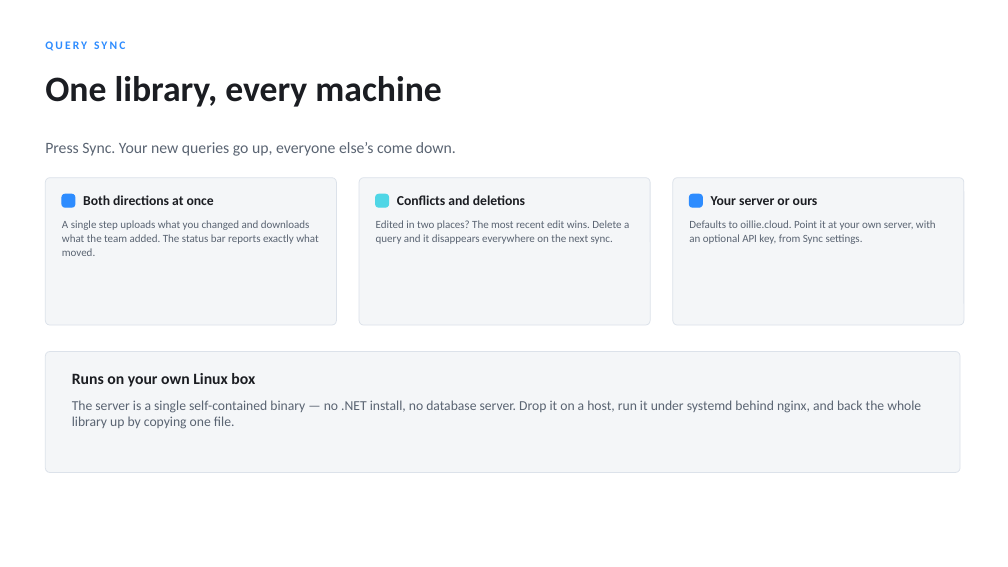
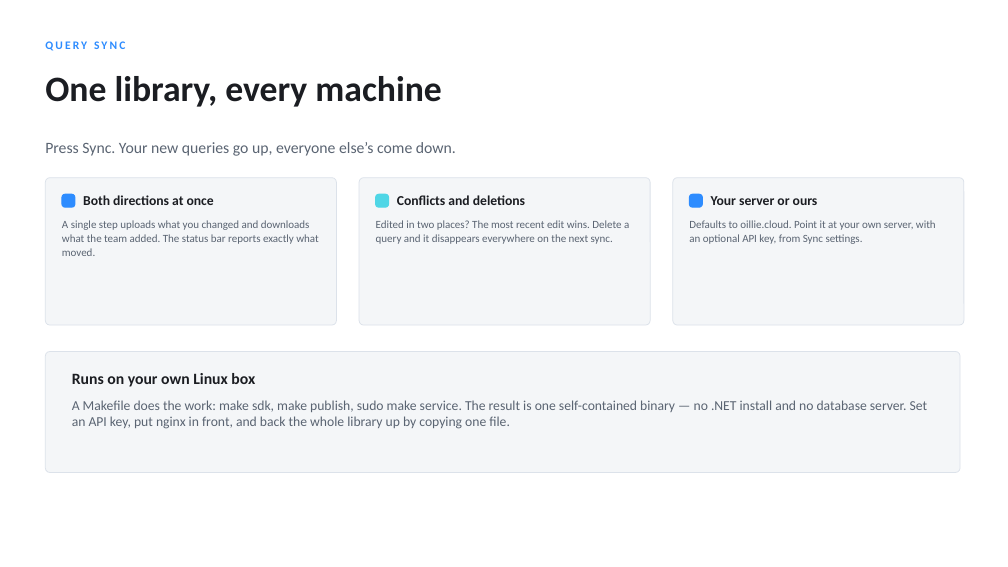
Before and after one commit to muleskin/Qplus, a slide deck: slide 13 of docs/Qplus Feature Overview.pptx. Drawn at 1008x567 pixels with LibreOffice and Linux fonts; fonts in the diff are those of the drawing. Boxes give left, top, right and bottom in pixels: in the first picture for what was removed or moved away, otherwise in the second. Text is boxed around its words. In the diff, an @@ line names an element or a change of style, - is before the commit and + after.

```diff
--- a/docs/Qplus Feature Overview.pptx
+++ b/docs/Qplus Feature Overview.pptx
@@ text at [72,400,928,429]: text changed @@
-The server is a single self-contained binary — no .NET install, no database server. Drop it on a host, run it under systemd behind nginx, and back the whole library up by copying one file.
+A Makefile does the work: make sdk, make publish, sudo make service. The result is one self-contained binary — no .NET install and no database server. Set an API key, put nginx in front, and back the whole library up by copying one file.
```
Also in this commit, not shown: 1 other slide changed, 2 other files.
